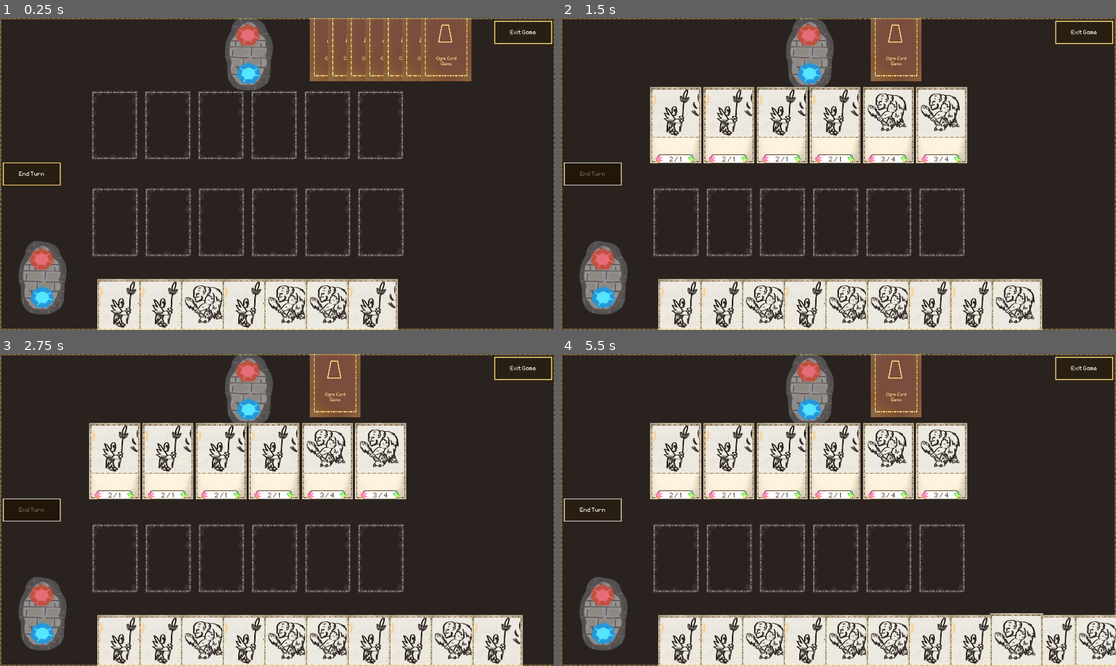
Above: before the commit, frames 1-4 (two rows, left to right).
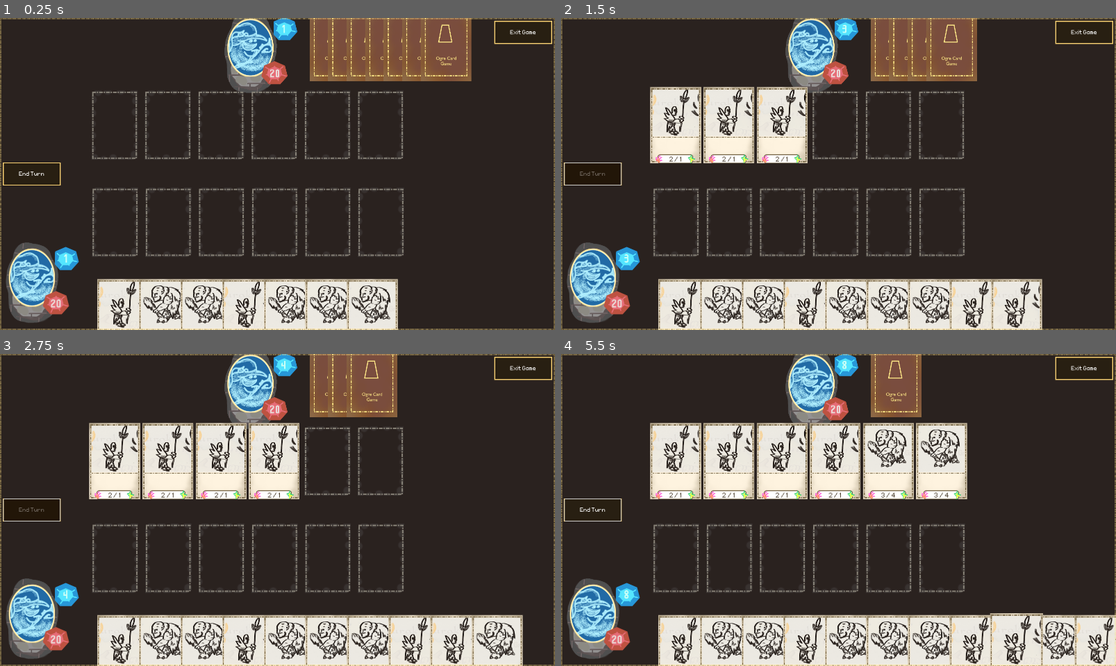
Above: after the commit, the same moments.

Repository: OttoElomaa/Godot-4-Ogre-Card-Game
Game: Godot game, scene res://GameScenes/main.tscn
The game is run twice, just before and just after one commit, with the same random seed, the same clock (stepped at 60 frames per second) and the same inputs.
Inputs (mouse positions are in pixels of both pictures, inside the frame that each line leads up to):
- Up to frame 1 (0.25 s): no input
- Up to frame 2 (1.5 s): click (594, 174) at 0.5 s; click (594, 174) at 1.25 s
- Up to frame 3 (2.75 s): click (33, 510) at 2 s
- Up to frame 4 (5.5 s): tap Enter at 2.75, 4.25 s; drag from (683, 653) to (849, 653) at 2.77 s; tap Space at 3.5, 5 s; drag from (727, 653) to (894, 653) at 3.52 s; move the mouse to (766, 653) at 4.27 s; click (766, 653) at 4.42 s; drag from (810, 653) to (1016, 653) at 5.02 s

The runs differ from the first frame. In frame 1, 5.5% of the frame differs, in the area x 1-72%, y 0-100%; in frame 2, 15%, in the area x 1-87%, y 0-100%; in frame 3, 12%; in frame 4, 6.9%.

Commit message:
Health and mana visible on screen. Mana added on turn start. Playing cards now costs mana

Diff:
--- a/Cards/Creatures/Cr-Ogre.tscn
+++ b/Cards/Creatures/Cr-Ogre.tscn
@@ -4,6 +4,7 @@
 [ext_resource type="Texture2D" uid="uid://dcu6qrjgwyyf3" path="res://Art/card-art-ogre.png" id="2_jmfi3"]
 
 [node name="Card-Cr-Ogre" instance=ExtResource("1_1h6lf")]
+manaCost = 3
 startingDamage = 3
 startingHealth = 4
 
--- a/Cards/Creatures/Cr-Pikeman.tscn
+++ b/Cards/Creatures/Cr-Pikeman.tscn
@@ -4,6 +4,7 @@
 [ext_resource type="Texture2D" uid="uid://ycjlvok6deon" path="res://Art/card-art-creature-pikeman.png" id="2_r2e3n"]
 
 [node name="Card-Cr-Pikeman" instance=ExtResource("1_hwuew")]
+manaCost = 1
 startingDamage = 2
 startingHealth = 1
 
--- a/Cards/card.gd
+++ b/Cards/card.gd
@@ -15,6 +15,7 @@
 	ACTIVE, PASSIVE, RESTING
 }
 
+@export var manaCost := 0
 @export var startingDamage := 0
 @export var startingHealth := 0
 var damage := 0
--- /dev/null
+++ b/Fonts/LabelSetHeaderHealth.tres
@@ -0,0 +1,8 @@
+[gd_resource type="LabelSettings" load_steps=2 format=3 uid="uid://ejet2eg4in1i"]
+
+[ext_resource type="FontFile" uid="uid://bbravl5syvs5u" path="res://Fonts/stepalange-font/Stepalange-x3BLm.otf" id="1_84w2p"]
+
+[resource]
+font = ExtResource("1_84w2p")
+font_size = 50
+font_color = Color(0.916198, 0.858093, 0.846859, 1)
--- /dev/null
+++ b/Fonts/LabelSetHeaderMana.tres
@@ -0,0 +1,8 @@
+[gd_resource type="LabelSettings" load_steps=2 format=3 uid="uid://bujre4bd418t"]
+
+[ext_resource type="FontFile" uid="uid://bbravl5syvs5u" path="res://Fonts/stepalange-font/Stepalange-x3BLm.otf" id="1_2uwnn"]
+
+[resource]
+font = ExtResource("1_2uwnn")
+font_size = 50
+font_color = Color(0.784027, 0.993217, 0.965814, 1)
--- a/GameScenes/battle_system.gd
+++ b/GameScenes/battle_system.gd
@@ -9,16 +9,34 @@
 @onready var attackLine := $AttackLine
 var COLLISION_MASK_CARD := 1
 
+var turnCount := 0
 var playerMana := 0
 var enemyMana := 0
 
-var playerHealth := 0
-var enemyHealth := 0
+var playerHealth := 20
+var enemyHealth := 20
 
 var attackLineShown: bool = false
 var currentAttackingCard: Card = null
 
 
+
+
+func _ready() -> void:
+
+	turnCount += 1
+	playerMana = turnCount
+	enemyMana = turnCount
+	updateResourceLabels()
+
+
+
+
+func updateResourceLabels():
+	$Scenery/PlayerHealthLabel.text = "%d" % playerHealth
+	$Scenery/PlayerManaLabel.text = "%d" % playerMana
+	$Scenery/EnemyHealthLabel.text = "%d" % enemyHealth
+	$Scenery/EnemyManaLabel.text = "%d" % enemyMana
 
 func _input(e: InputEvent) -> void:
 
@@ -95,6 +113,11 @@
 
 func _on_end_turn_button_pressed() -> void:
 	enemyPlayTurn()
+
+	turnCount += 1
+	playerMana = turnCount
+	enemyMana = turnCount
+	updateResourceLabels()
 	cardsManager.startPlayerTurn()
 
 
@@ -102,7 +125,10 @@
 
 	var enemyHandCards = cardsManager.getEnemyHandCards()
 	for card:Card in enemyHandCards:
-		playEnemyCard(card)
+		if card.manaCost <= enemyMana:
+			var success = playEnemyCard(card)
+			if success:
+				enemyMana -= card.manaCost
 
 
 
@@ -111,7 +137,8 @@
 		if slot.isAvailable:
 			cardsManager.placeCardInSlot(card, slot)
 			card.reparent(cardsManager.get_node("EnemyBoard"))
-			return
+			return true
+	return false
 
 
 
--- a/GameScenes/cards_manager.gd
+++ b/GameScenes/cards_manager.gd
@@ -18,6 +18,8 @@
 var currentDraggedCard:Card = null
 var currentHoveredCards = []
 
+var dumbHandDrawCounter := 0
+
 
 func _ready() -> void:
 	screenSize = get_viewport_rect()
@@ -28,14 +30,18 @@
 
 
 func dealPlayerHand():
+	dumbHandDrawCounter = 5
 	for i in range(MAX_HAND_SIZE):
 		drawCard($PlayerHand)
 	updatePlayerHandOffsets()
 
 
 func dealEnemyHand():
+	dumbHandDrawCounter = 0
 	for i in range(MAX_HAND_SIZE):
 		var card = drawCard($EnemyHand)
+		dumbHandDrawCounter += 1
+
 		card.removeMouseInteraction()
 		card.toggleFrontSide(false)
 	updatePlayerHandOffsets()
@@ -45,7 +51,10 @@
 func drawCard(targetHand:Node2D):
 
 	var cardScene = CardOgre.instantiate()
-	if randi_range(0,5) > 2:
+	#if randi_range(0,5) > 2:
+	if dumbHandDrawCounter < 1:
+		cardScene = CardPikeman.instantiate()
+	elif randi_range(0,5) > 3:
 		cardScene = CardPikeman.instantiate()
 	targetHand.add_child(cardScene)
 	return cardScene
@@ -135,12 +144,15 @@
 		var selectedSlot:CardSlot = getCollidedObject(results[0])
 
 		#### AVAILABLE SLOT WAS FOUND, SET CARD TO IT
+		var c = currentDraggedCard
 		if selectedSlot.isAvailable:
 			if main.checkSlotPlayer(selectedSlot):
-				placeCardInSlot(currentDraggedCard, selectedSlot)
-				success = true
-
-				currentDraggedCard.reparent($PlayerBoard)
+				if c.manaCost <= battleSystem.playerMana:
+					placeCardInSlot(c, selectedSlot)
+					c.reparent($PlayerBoard)
+					battleSystem.playerMana -= c.manaCost
+					battleSystem.updateResourceLabels()
+					success = true
 
 	#### CLEAR SLOT FROM CARD'S END
 	if not success:
--- a/GameScenes/main.tscn
+++ b/GameScenes/main.tscn
@@ -1,15 +1,18 @@
-[gd_scene load_steps=11 format=3 uid="uid://d0m41055ikape"]
+[gd_scene load_steps=14 format=3 uid="uid://d0m41055ikape"]
 
 [ext_resource type="Script" uid="uid://b3w556kkvbcar" path="res://GameScenes/main.gd" id="1_8jxey"]
 [ext_resource type="Script" uid="uid://d0w7g3qrh1m43" path="res://GameScenes/cards_manager.gd" id="1_n4faa"]
 [ext_resource type="Script" uid="uid://doyn8i1dunq2s" path="res://GameScenes/battle_system.gd" id="2_8jxey"]
 [ext_resource type="Texture2D" uid="uid://6b1b3mtorr35" path="res://Art/UI-border-ninepatchrect-texture.png" id="3_015nr"]
+[ext_resource type="Texture2D" uid="uid://b1gyte5n4pqp6" path="res://Art/portrait-sorcerer.png" id="3_hffy6"]
 [ext_resource type="PackedScene" uid="uid://b7sjbfq7abkga" path="res://GameScenes/tableCardSlot.tscn" id="4_c6j12"]
 [ext_resource type="StyleBox" uid="uid://jqa8dgagawo1" path="res://PanelStyles/SkillBarBoxStyle.tres" id="5_hys5q"]
 [ext_resource type="LabelSettings" uid="uid://4clxhxygbncp" path="res://Fonts/LabelSettingSmallFontWhite.tres" id="6_m0cpn"]
 [ext_resource type="StyleBox" path="res://PanelStyles/LabelTransparentBasicDark.tres" id="8_2brjh"]
 [ext_resource type="StyleBox" path="res://PanelStyles/EmptyStyleBox.tres" id="9_7ijru"]
-[ext_resource type="Texture2D" uid="uid://cg87l0yc8bagd" path="res://Art/game-mana-health-holder-texture.png" id="10_2brjh"]
+[ext_resource type="Texture2D" uid="uid://d0a382rqeqt5t" path="res://Art/game-mana-health-holder-texture-v2.png" id="10_2brjh"]
+[ext_resource type="LabelSettings" uid="uid://ejet2eg4in1i" path="res://Fonts/LabelSetHeaderHealth.tres" id="11_jh5rg"]
+[ext_resource type="LabelSettings" uid="uid://bujre4bd418t" path="res://Fonts/LabelSetHeaderMana.tres" id="12_hffy6"]
 
 [node name="Main" type="Node2D"]
 script = ExtResource("1_8jxey")
@@ -21,6 +24,65 @@
 z_index = 5
 points = PackedVector2Array(-287, 209, -492, 528)
 default_color = Color(1, 0.67451, 0.341176, 1)
+
+[node name="Scenery" type="Node2D" parent="BattleSystem"]
+z_index = -5
+
+[node name="PlayerSprite" type="Sprite2D" parent="BattleSystem/Scenery"]
+position = Vector2(138, 1126)
+texture = ExtResource("3_hffy6")
+
+[node name="EnemySprite" type="Sprite2D" parent="BattleSystem/Scenery"]
+position = Vector2(1080, 131)
+texture = ExtResource("3_hffy6")
+
+[node name="PlayerResourceHolderSprite" type="Sprite2D" parent="BattleSystem/Scenery"]
+position = Vector2(189, 1141)
+texture = ExtResource("10_2brjh")
+
+[node name="EnemyResourceHolderSprite2" type="Sprite2D" parent="BattleSystem/Scenery"]
+position = Vector2(1134, 146)
+texture = ExtResource("10_2brjh")
+
+[node name="PlayerHealthLabel" type="Label" parent="BattleSystem/Scenery"]
+texture_filter = 1
+offset_left = 218.0
+offset_top = 1215.0
+offset_right = 265.0
+offset_bottom = 1263.0
+text = "99"
+label_settings = ExtResource("11_jh5rg")
+horizontal_alignment = 1
+
+[node name="EnemyHealthLabel" type="Label" parent="BattleSystem/Scenery"]
+texture_filter = 1
+offset_left = 1164.0
+offset_top = 219.0
+offset_right = 1211.0
+offset_bottom = 267.0
+text = "99"
+label_settings = ExtResource("11_jh5rg")
+horizontal_alignment = 1
+
+[node name="PlayerManaLabel" type="Label" parent="BattleSystem/Scenery"]
+texture_filter = 1
+offset_left = 260.0
+offset_top = 1020.0
+offset_right = 307.0
+offset_bottom = 1068.0
+text = "88"
+label_settings = ExtResource("12_hffy6")
+horizontal_alignment = 1
+
+[node name="EnemyManaLabel" type="Label" parent="BattleSystem/Scenery"]
+texture_filter = 1
+offset_left = 1204.0
+offset_top = 27.0
+offset_right = 1251.0
+offset_bottom = 75.0
+text = "88"
+label_settings = ExtResource("12_hffy6")
+horizontal_alignment = 1
 
 [node name="CardsManager" type="Node2D" parent="."]
 script = ExtResource("1_n4faa")
@@ -163,16 +225,5 @@
 anchor_mode = 0
 zoom = Vector2(0.8, 0.8)
 
-[node name="Scenery" type="Node2D" parent="."]
-z_index = -5
-
-[node name="PlayerResourceHolderSprite" type="Sprite2D" parent="Scenery"]
-position = Vector2(190, 1120)
-texture = ExtResource("10_2brjh")
-
-[node name="EnemyResourceHolderSprite2" type="Sprite2D" parent="Scenery"]
-position = Vector2(1082, 151)
-texture = ExtResource("10_2brjh")
-
 [connection signal="pressed" from="CanvasLayer/ExitPane/Panel/ExitButton" to="." method="_on_exit_button_pressed"]
 [connection signal="pressed" from="CanvasLayer/EndTurnPane/Panel/EndTurnButton" to="BattleSystem" method="_on_end_turn_button_pressed"]
Binary file added: Art/game-mana-health-holder-texture-v2.png
Not shown, added: Art/game-mana-health-holder-texture-v2.png.import
Binary file changed: Art/game-mana-health-holder-texture.png
Binary file added: Art/portrait-sorcerer.png
Not shown, added: Art/portrait-sorcerer.png.import
Not shown, added: Art/game-mana-health-holder-texture-v2.pdn
Not shown, added: Art/portrait-base.pdn
Not shown, added: Art/portrait-sorcerer.pdn
